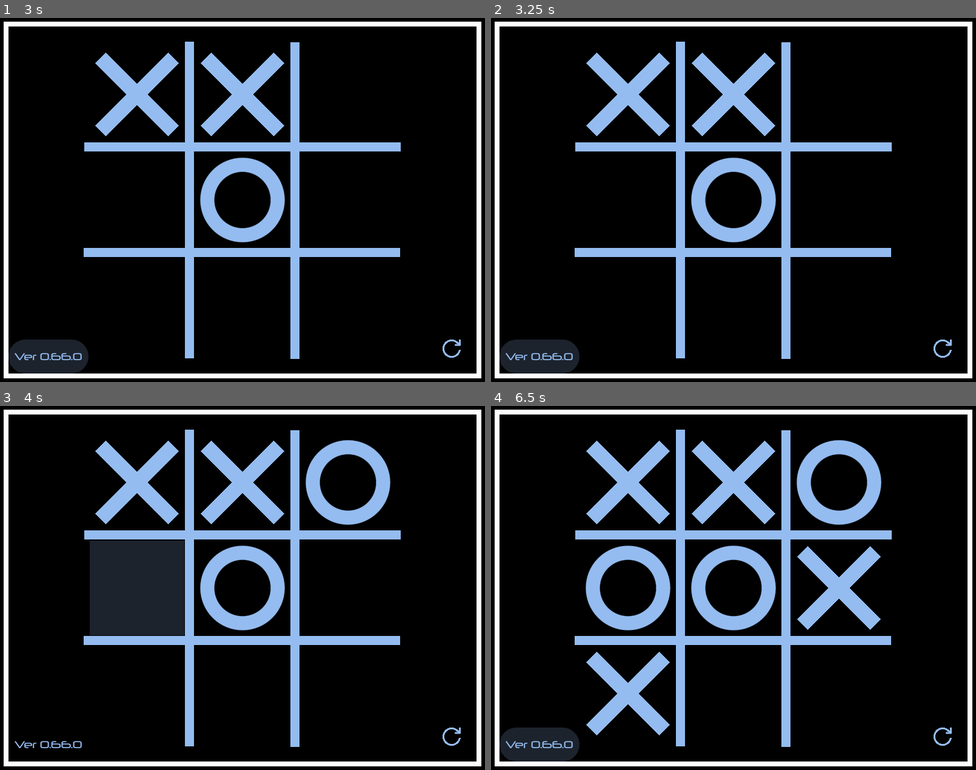
Above: before the commit, frames 1-4 (two rows, left to right).
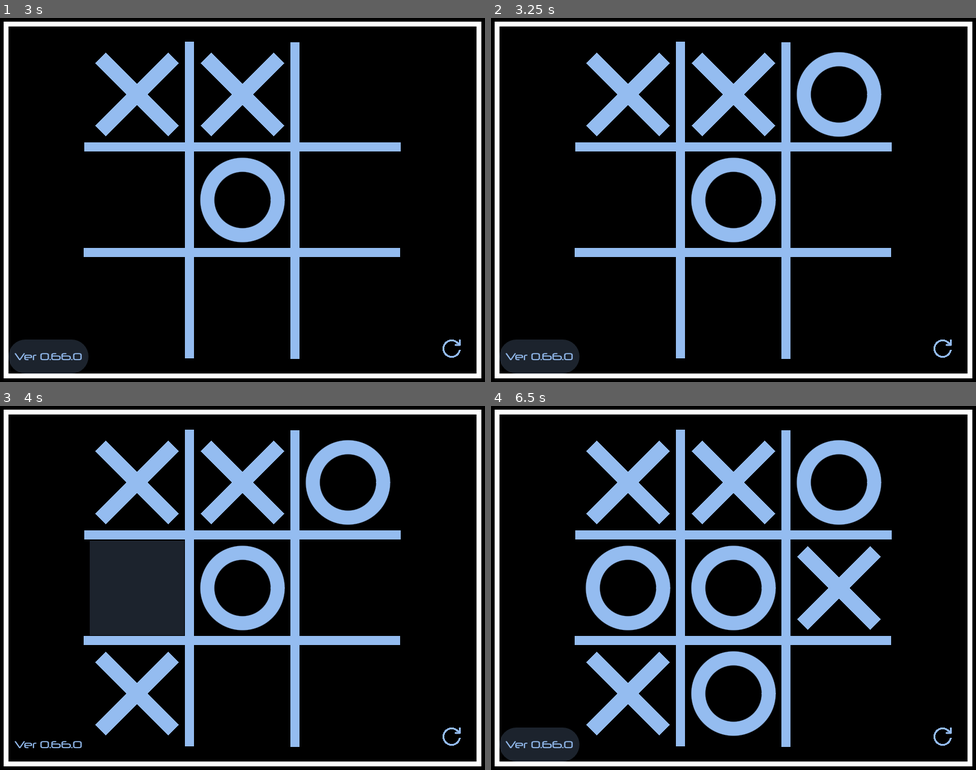
Above: after the commit, the same moments.

Repository: joshuafolkken/tic-tac-toe
Game: Godot game, scene res://scenes/main.tscn
Two runs of this game, one before a commit and one after it. Both use one fixed random seed, a clock stepped at 60 frames per second and the inputs below.
Inputs (mouse positions are in pixels of both pictures, inside the frame that each line leads up to):
- Up to frame 1 (3 s): click (135, 94) at 0.52 s; click "Ver 0.66.0" at 1.25 s; click (242, 94) at 2.02 s; click "Ver 0.66.0" at 2.75 s
- Up to frame 2 (3.25 s): no input
- Up to frame 3 (4 s): click (135, 588) at 3.52 s
- Up to frame 4 (6.5 s): click "Ver 0.66.0" at 4.25 s

Frame 1 is identical in both runs. In frame 2, 1.8% of the frame differs, in the area x 63-81%, y 9-33%; in frame 3, 1.6%; in frame 4, 1.8%.

Commit message:
what's await _scene_tree.process_frame #221

Diff:
--- a/src/game_manager.gd
+++ b/src/game_manager.gd
@@ -94,8 +94,6 @@
 	_ai_player = AIPlayer.new(get_tree(), ai_strategy, _ai_delay_sec)
 
 	_ai_player.moved.connect(_on_ai_player_moved)
-	await get_tree().process_frame
-	await get_tree().process_frame
 
 	await _ai_player.move()
 
